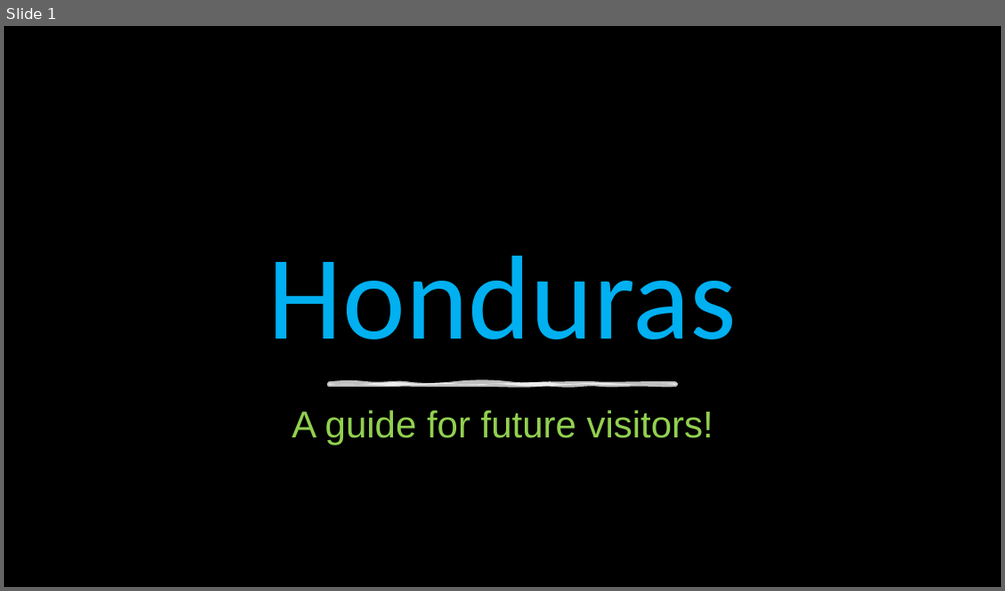
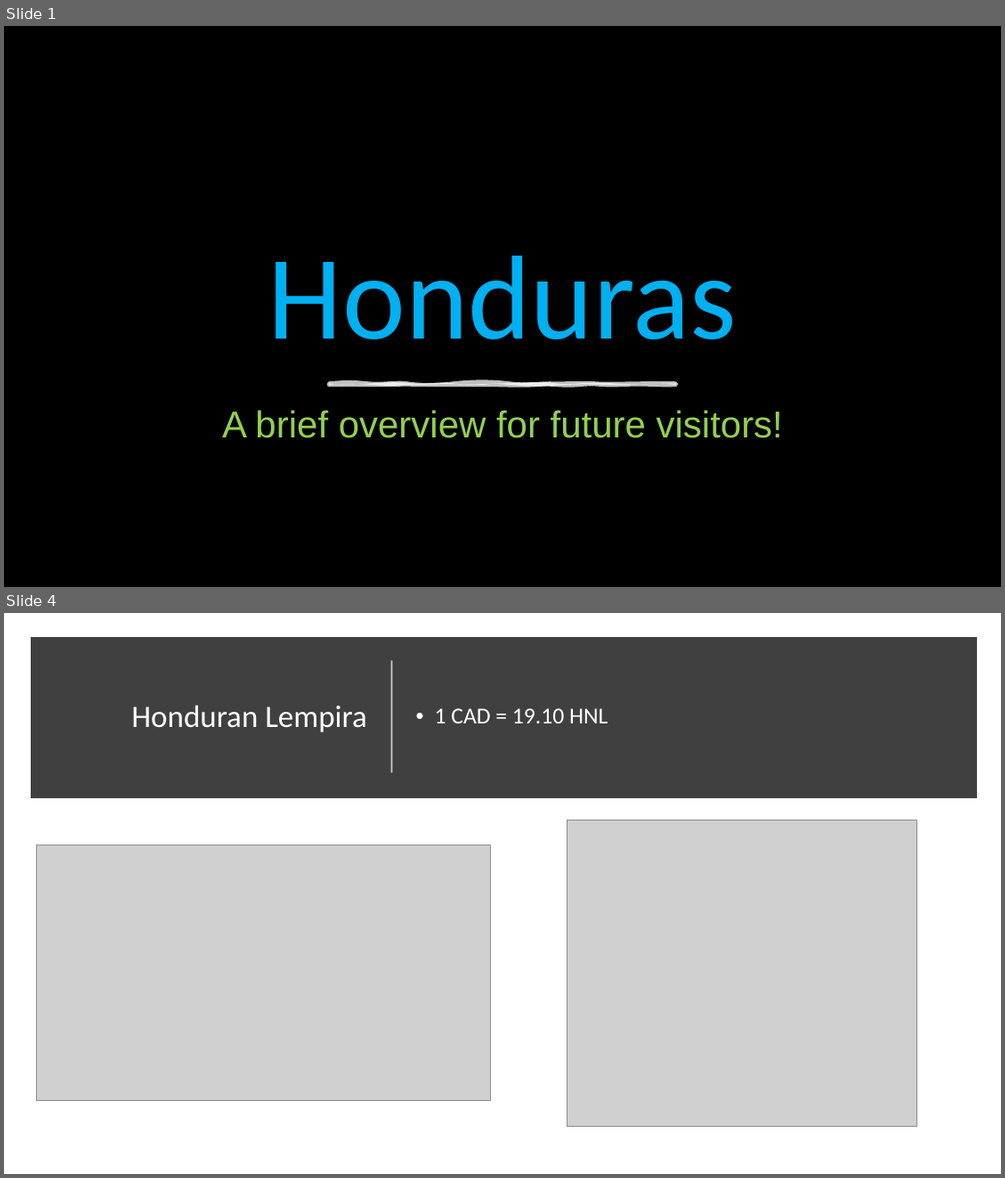
Before and after one commit to EmanuelACS/spanish-language-intro, a slide deck: CountryIntroduction/HondurasPrez.pptx. Shown one above the other, each under a label of ours: slide 1 before the commit, slides 1 and 4 after it; the slides between them are not shown. The pictures are 1005x591 and 1005x1178 pixels, drawn with LibreOffice and Linux fonts; fonts in the diff are those of the drawing; grey boxes stand for pictures; background and template pictures are left out. Boxes give left, top, right and bottom in pixels: in the first picture for what was removed or moved away, otherwise in the second. Text is boxed around its words. In the diff, an @@ line names an element or a change of style, - is before the commit and + after.

```diff
--- a/CountryIntroduction/HondurasPrez.pptx
+++ b/CountryIntroduction/HondurasPrez.pptx
@@ slide 4 added at (4,613,1001,1174), background #FFFFFF @@
@@ rectangle added at (36,642,971,793), fill #404040, outline #404040 10 pt @@
@@ line added from (391, 773) to (391, 661), #FFFFFF 1.5 pt @@
@@ title added at (131,705,367,732), 30 pt, text #FFFFFF @@
+Honduran Lempira
@@ text added at (435,708,607,723), 22 pt, text #FFFFFF @@
+• 1 CAD = 19.10 HNL
@@ picture added at (567,819,918,1126) @@
@@ picture added at (36,844,491,1101) @@
@@ slide 1 changed as well @@
@@ subtitle at (222,410,783,438): text changed @@
-A guide for future visitors!
+A brief overview for future visitors!
```
Also in this commit, not shown: 7 other slides added, 5 slides removed, 2 other files.
